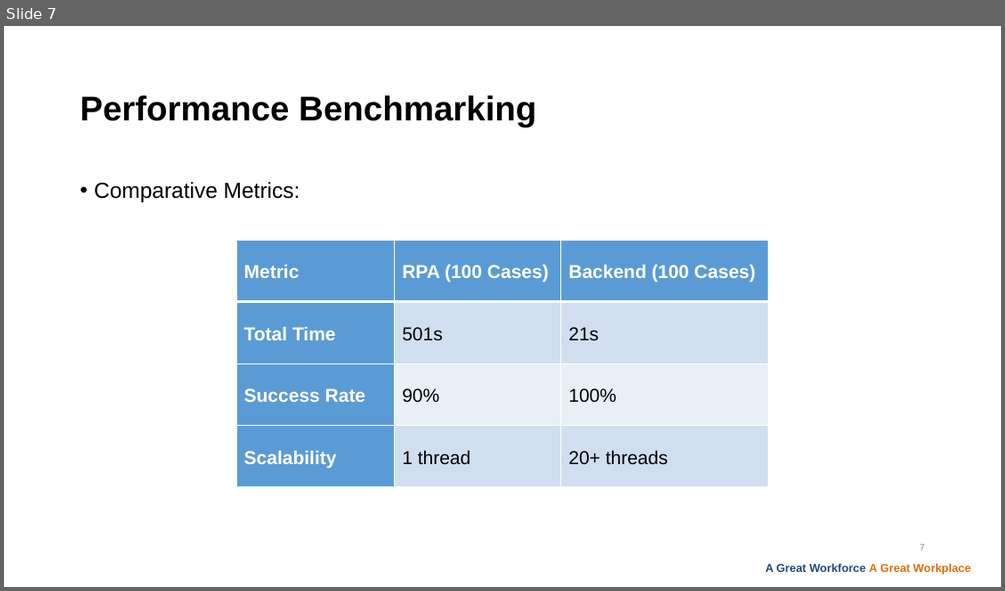
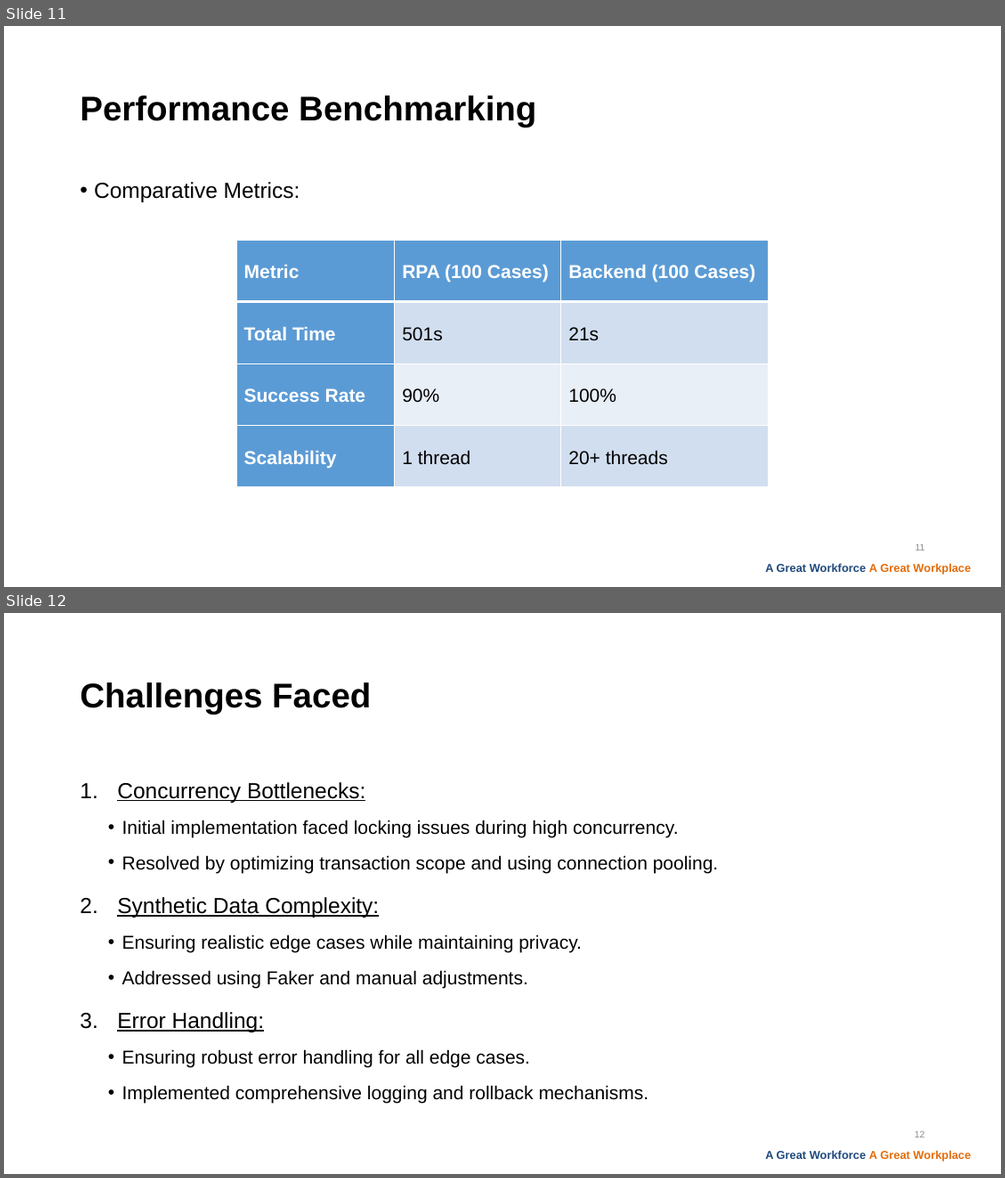
Before and after one commit to 1lhc/database, a slide deck: Presentation1.pptx. Shown one above the other, each under a label of ours: slide 7 before the commit, slides 11 and 12 after it. The pictures are 1005x591 and 1005x1178 pixels, drawn with LibreOffice and Linux fonts; fonts in the diff are those of the drawing; background and template pictures are left out. Boxes give left, top, right and bottom in pixels: in the first picture for what was removed or moved away, otherwise in the second. Text is boxed around its words. In the diff, an @@ line names an element or a change of style, - is before the commit and + after.

```diff
--- a/Presentation1.pptx
+++ b/Presentation1.pptx
@@ slide 12 added at box(4, 613, 1001, 1174), background #FFFFFF; not listed: 1 template element that a slide beside it also shows @@
@@ title added at box(80, 682, 371, 714), 33 pt, text #000000, bold @@
+Challenges Faced
@@ text added at box(117, 782, 719, 1103), 18 pt, text #000000 @@
+1. Concurrency Bottlenecks:
+  • Initial implementation faced locking issues during high concurrency.
+  • Resolved by optimizing transaction scope and using connection pooling.
+2. Synthetic Data Complexity:
+  • Ensuring realistic edge cases while maintaining privacy.
+  • Addressed using Faker and manual adjustments.
+3. Error Handling:
+  • Ensuring robust error handling for all edge cases.
+  • Implemented comprehensive logging and rollback mechanisms.
@@ page number added at box(914, 1131, 925, 1137), 9 pt, text #8C8C8C @@
+12
@@ what was slide 7 is now slide 11 @@
@@ page number at box(915, 544, 925, 550): text changed @@
-7
+11
```
Also in this commit, not shown: 5 slides changed, 6 other slides added, 8 slides removed.
